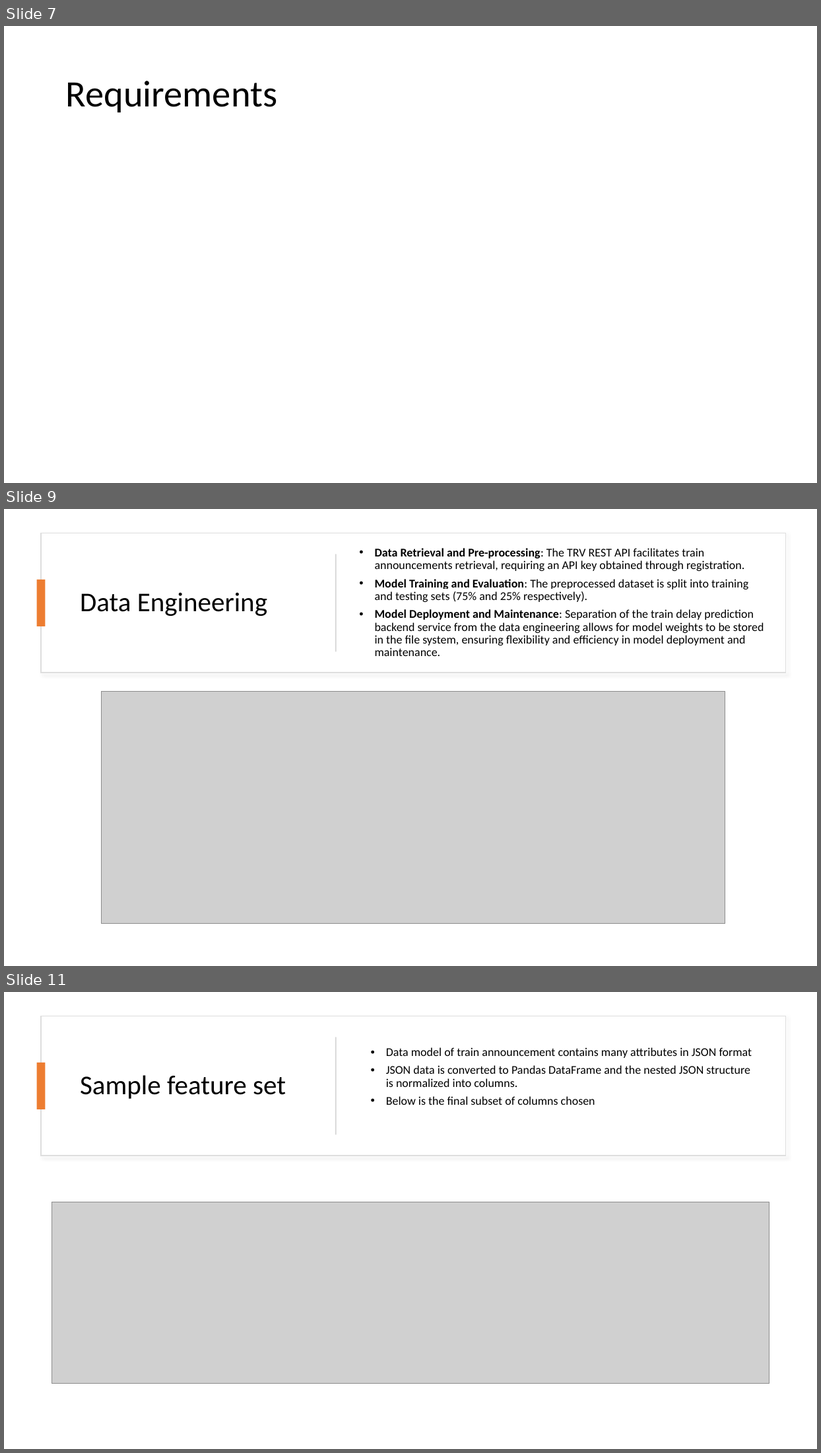
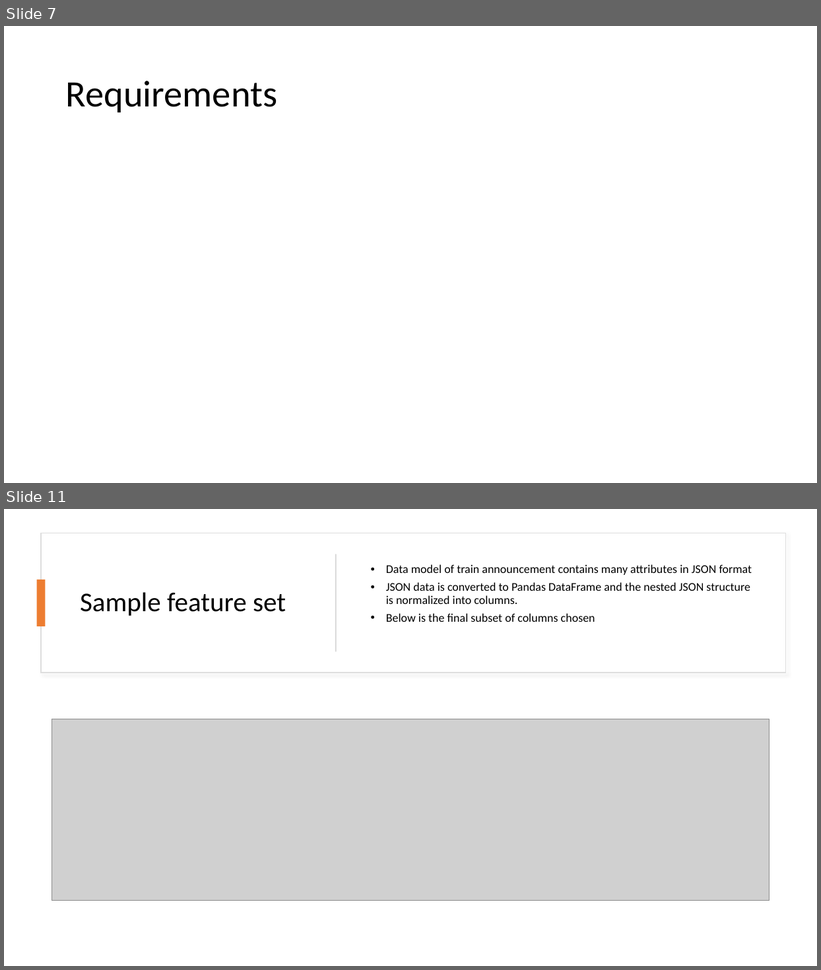
Before and after one commit to ziaulchowdhury/train-delay-prediction-system, a slide deck: documentation/ML_Project.pptx. Shown one above the other, each under a label of ours: slides 7, 9 and 11 before the commit, slides 7 and 11 after it; the slides between them are not shown. The pictures are 821x1453 and 821x970 pixels, drawn with LibreOffice and Linux fonts; fonts in the diff are those of the drawing; grey boxes stand for pictures. Boxes give left, top, right and bottom in pixels: in the first picture for what was removed or moved away, otherwise in the second. Text is boxed around its words. In the diff, an @@ line names an element or a change of style, - is before the commit and + after.

```diff
--- a/documentation/ML_Project.pptx
+++ b/documentation/ML_Project.pptx
@@ slide 9 removed at [4,509,817,966], background #FFFFFF @@
@@ rectangle removed at [41,533,786,673] @@
@@ text removed at [375,548,764,656] @@
-• Data Retrieval and Pre-processing: The TRV REST API facilitates train announcements retrieval, requiring an API key obtained through registration.
-• Model Training and Evaluation: The preprocessed dataset is split into training and testing sets (75% and 25% respectively).
-• Model Deployment and Maintenance: Separation of the train delay prediction backend service from the data engineering allows for model weights to be stored in the file system, ensuring flexibility and efficiency in model deployment and maintenance.
@@ rectangle removed at [335,554,337,652] @@
@@ rectangle removed at [37,580,46,626] @@
@@ title removed at [80,592,267,616] @@
-Data Engineering
@@ picture removed at [102,691,725,923] @@
```
Also in this commit, not shown: 3 slides changed, 6 slides added, 5 other slides removed.
